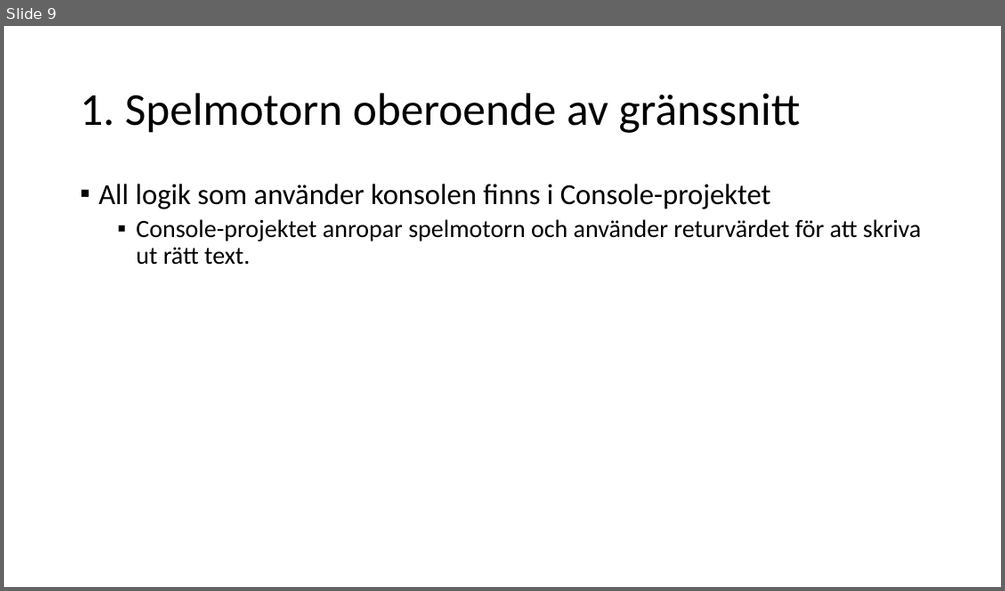
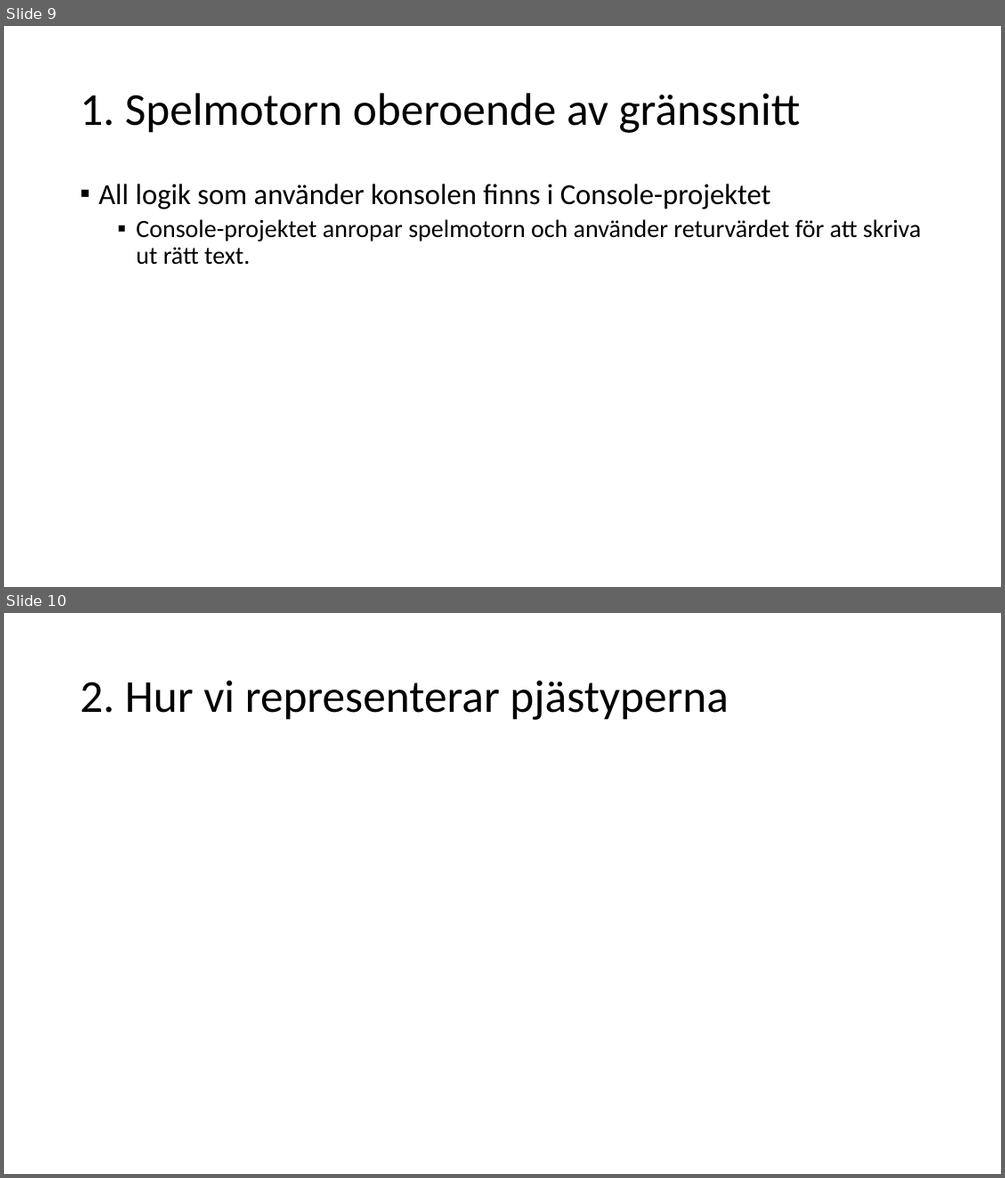
Before and after one commit to PGVSNH20/ludo-game-ludo6, a slide deck: Documentation/Presentation - Koden.pptx. Shown one above the other, each under a label of ours: slide 9 before the commit, slides 9 and 10 after it. The pictures are 1005x591 and 1005x1178 pixels, drawn with LibreOffice and Linux fonts; fonts in the diff are those of the drawing. Boxes give left, top, right and bottom in pixels: in the first picture for what was removed or moved away, otherwise in the second. Text is boxed around its words. In the diff, an @@ line names an element or a change of style, - is before the commit and + after.

Commit message:
Presentation - Koden
Edited Presentation - Koden

```diff
--- a/Documentation/Presentation - Koden.pptx
+++ b/Documentation/Presentation - Koden.pptx
@@ slide 10 added at <box>4,613,1001,1174</box>, background #FFFFFF @@
@@ title added at <box>80,680,728,720</box>, 44 pt, text #000000 @@
+2. Hur vi representerar pjästyperna
```
